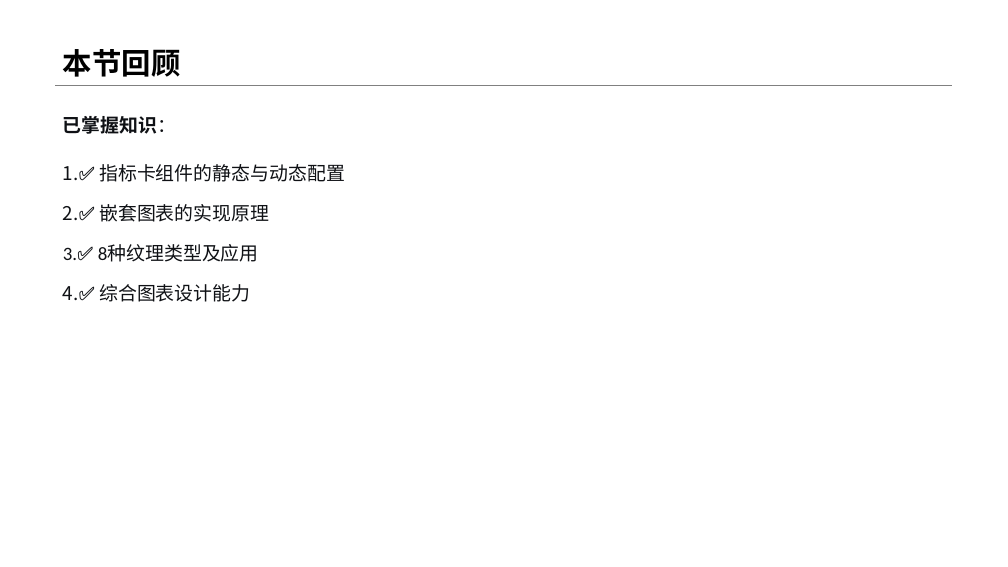
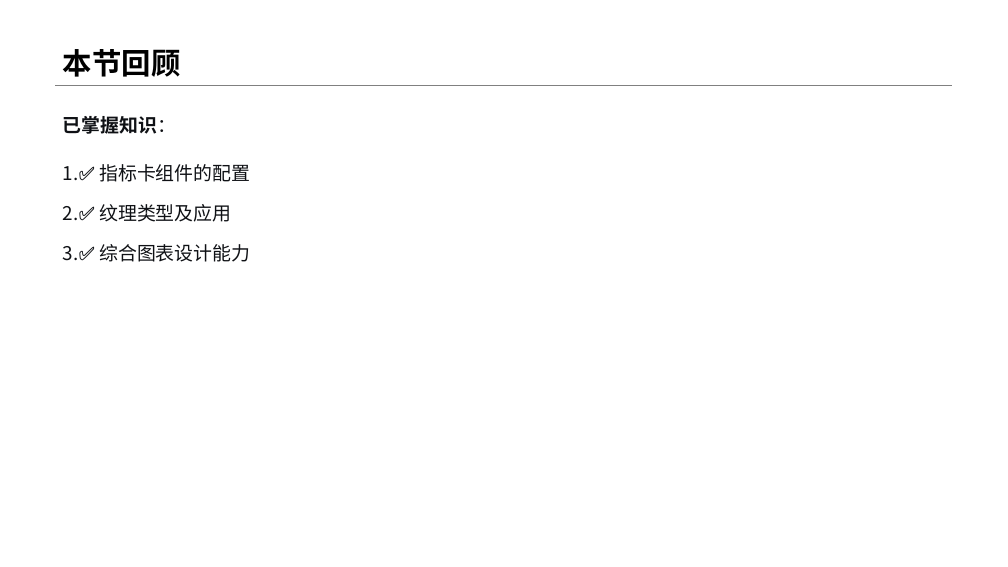
Before and after one commit to menglin1997/vchartCourse, a slide deck: slide 9 of code/Chapter 3 - Vchart Type/22-PieAdvanced/22-PieAdvanced.pptx (slide 13 before the commit). Drawn at 1008x567 pixels with LibreOffice and Linux fonts; fonts in the diff are those of the drawing. Boxes give left, top, right and bottom in pixels: in the first picture for what was removed or moved away, otherwise in the second. Text is boxed around its words. In the diff, an @@ line names an element or a change of style, - is before the commit and + after.

```diff
--- a/code/Chapter 3 - Vchart Type/22-PieAdvanced/22-PieAdvanced.pptx
+++ b/code/Chapter 3 - Vchart Type/22-PieAdvanced/22-PieAdvanced.pptx
@@ text at <box>99,164,250,222</box>: text changed @@
-1. ✅ 指标卡组件的静态与动态配置
-2. ✅ 嵌套图表的实现原理
-3. ✅ 8种纹理类型及应用
+1. ✅ 指标卡组件的配置
+2. ✅ 纹理类型及应用
```
Also in this commit, not shown: 4 other slides changed, 1 slide added, 5 slides removed, 5 other files.
